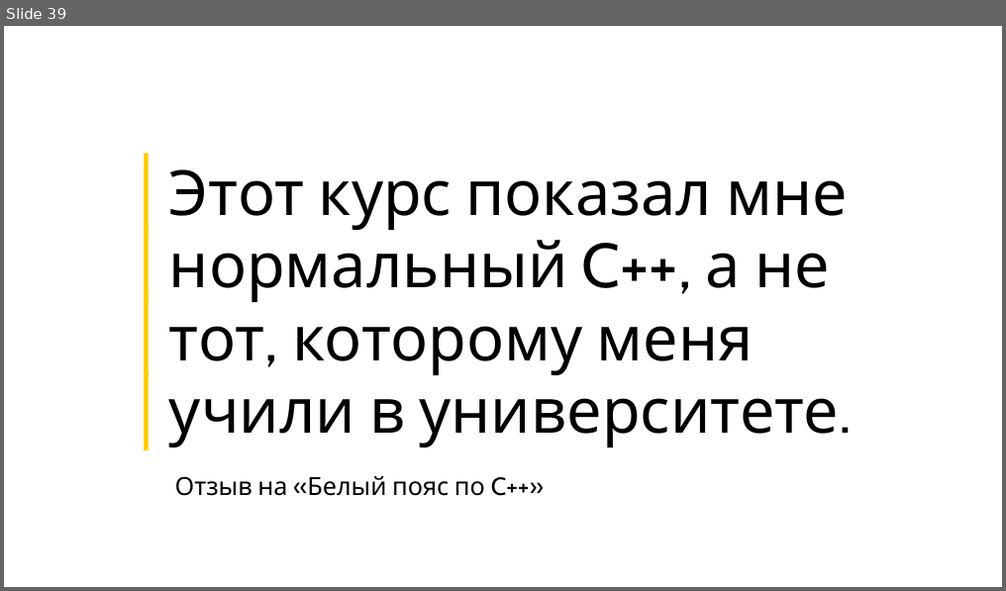
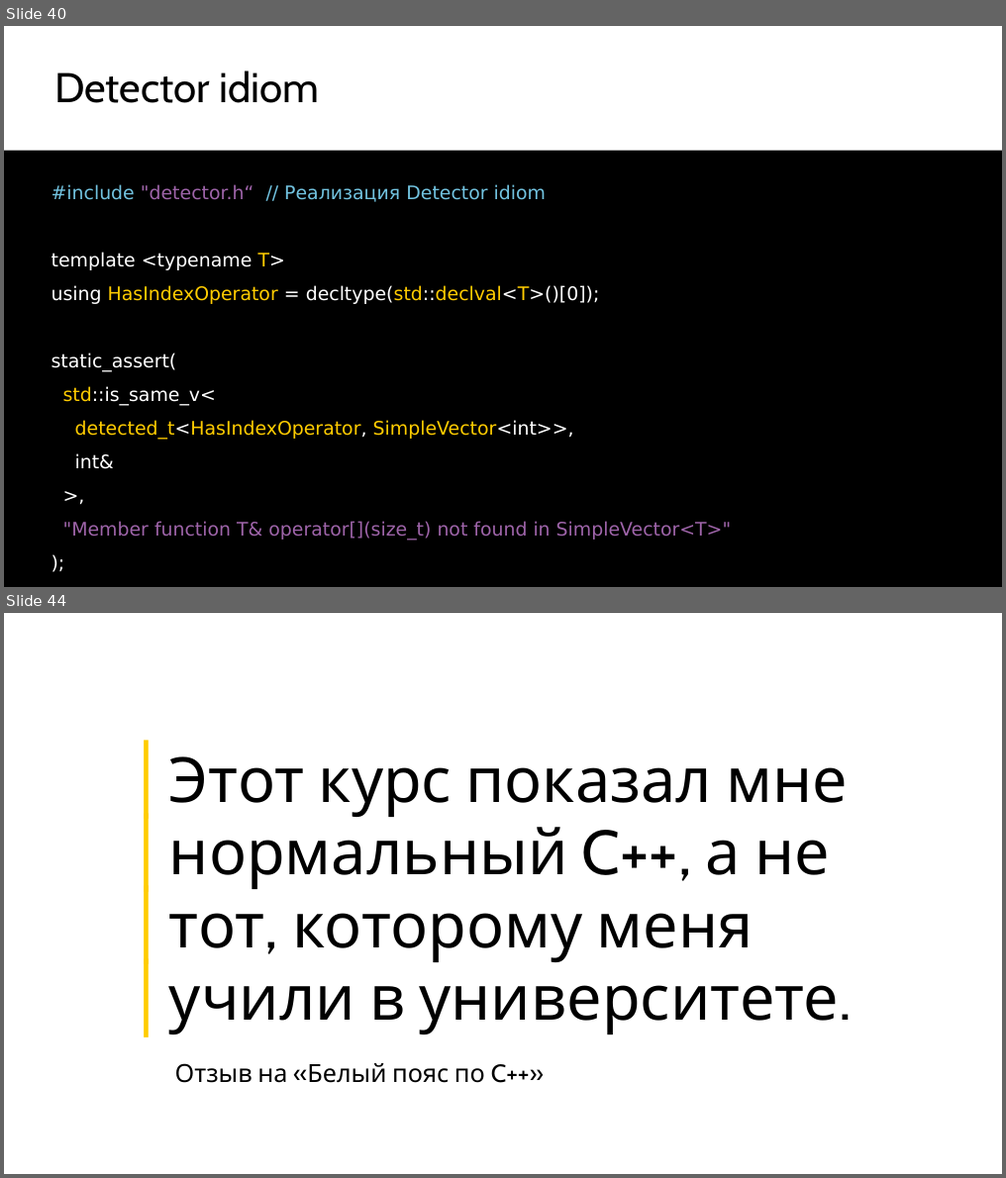
Before and after one commit to ishfb/cpprus18, a slide deck: slides.pptx. Shown one above the other, each under a label of ours: slide 39 before the commit, slides 40 and 44 after it; the slides between them are not shown. The pictures are 1006x591 and 1006x1178 pixels, drawn with LibreOffice and Linux fonts; fonts in the diff are those of the drawing. Boxes give left, top, right and bottom in pixels: in the first picture for what was removed or moved away, otherwise in the second. Text is boxed around its words. In the diff, an @@ line names an element or a change of style, - is before the commit and + after.

```diff
--- a/slides.pptx
+++ b/slides.pptx
@@ slide 40 added at (4,26,1002,587), background #FFFFFF @@
@@ title added at (54,71,319,103), 80 pt, text #000000 @@
+Detector idiom
@@ text added at (4,151,1002,587), fill #000000, 36 pt, text #FFFFFF @@
+#include "detector.h“ // Реализация Detector idiom
+template <typename T>
+using HasIndexOperator = decltype(std::declval<T>()[0]);
+static_assert(
+std::is_same_v<
+detected_t<HasIndexOperator, SimpleVector<int>>,
+int&
+>,
+"Member function T& operator[](size_t) not found in SimpleVector<T>"
+);
@@ what was slide 39 is now slide 44 @@
```
Also in this commit, not shown: 2 slides changed, 5 other slides added, 1 slide removed, 1 other file.
